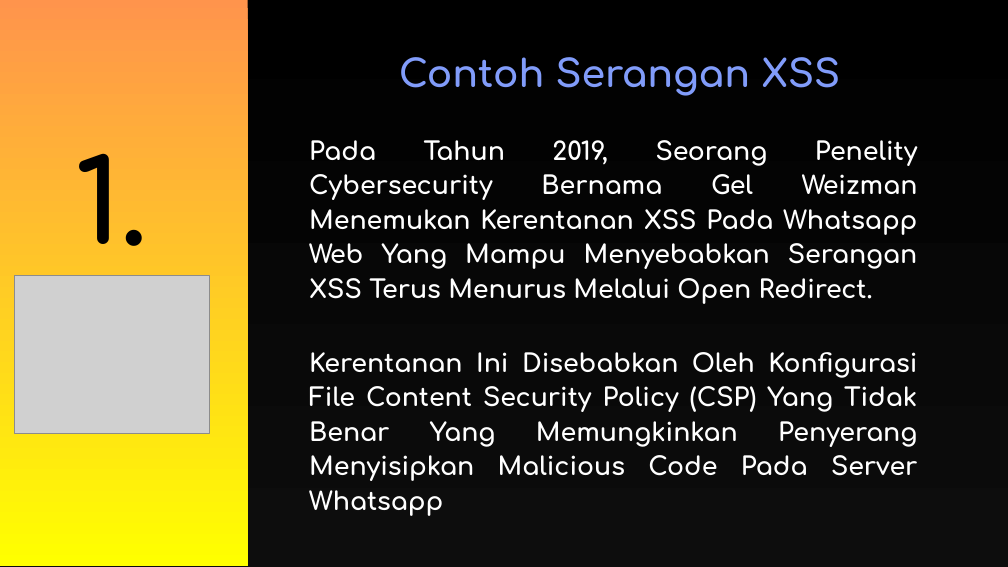
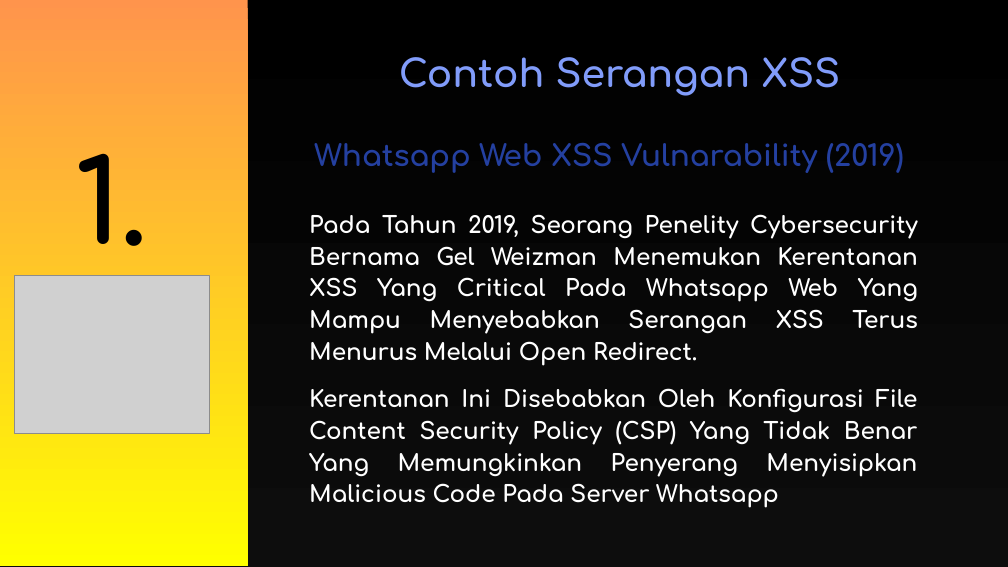
Before and after one commit to Fhreiz77/Watson-Scroll-Fesnuk-, a slide deck: slide 10 of John/PPT_Keamanan_Data.pptx (slide 9 before the commit). Drawn at 1008x567 pixels with LibreOffice and Linux fonts; fonts in the diff are those of the drawing; grey boxes stand for pictures; background and template pictures are left out. Boxes give left, top, right and bottom in pixels: in the first picture for what was removed or moved away, otherwise in the second. Text is boxed around its words. In the diff, an @@ line names an element or a change of style, - is before the commit and + after.

Commit message:
DIO

```diff
--- a/John/PPT_Keamanan_Data.pptx
+++ b/John/PPT_Keamanan_Data.pptx
@@ text added at box(314, 143, 904, 173), 28 pt, text gradient #2440A0 to #6F8EFA, bold @@
+Whatsapp Web XSS Vulnarability (2019)
@@ text at box(309, 214, 918, 365): text changed; size 24 to 22 pt @@
-Pada Tahun 2019, Seorang Penelity Cybersecurity Bernama Gel Weizman Menemukan Kerentanan XSS Pada Whatsapp Web Yang Mampu Menyebabkan Serangan XSS Terus Menurus Melalui Open Redirect.
+Pada Tahun 2019, Seorang Penelity Cybersecurity Bernama Gel Weizman Menemukan Kerentanan XSS Yang Critical Pada Whatsapp Web Yang Mampu Menyebabkan Serangan XSS Terus Menurus Melalui Open Redirect.
@@ text "Kerentanan Ini Disebabkan Oleh Konfigurasi ...": place and size @@
-text "Kerentanan Ini Disebabkan Oleh Konfigurasi ..." at box(309, 352, 917, 516)
+text "Kerentanan Ini Disebabkan Oleh Konfigurasi ..." at box(309, 388, 918, 508)
@@ text "Kerentanan Ini Disebabkan Oleh Konfigurasi ..." at box(309, 388, 918, 508): size 24 to 22 pt @@
```
Also in this commit, not shown: 2 other slides changed, 4 slides added, 1 slide removed.
